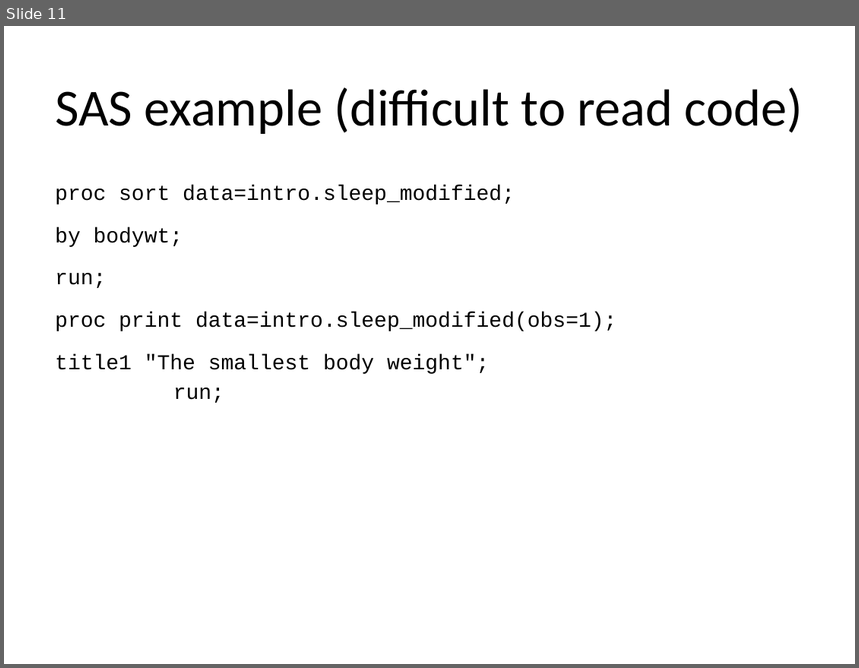
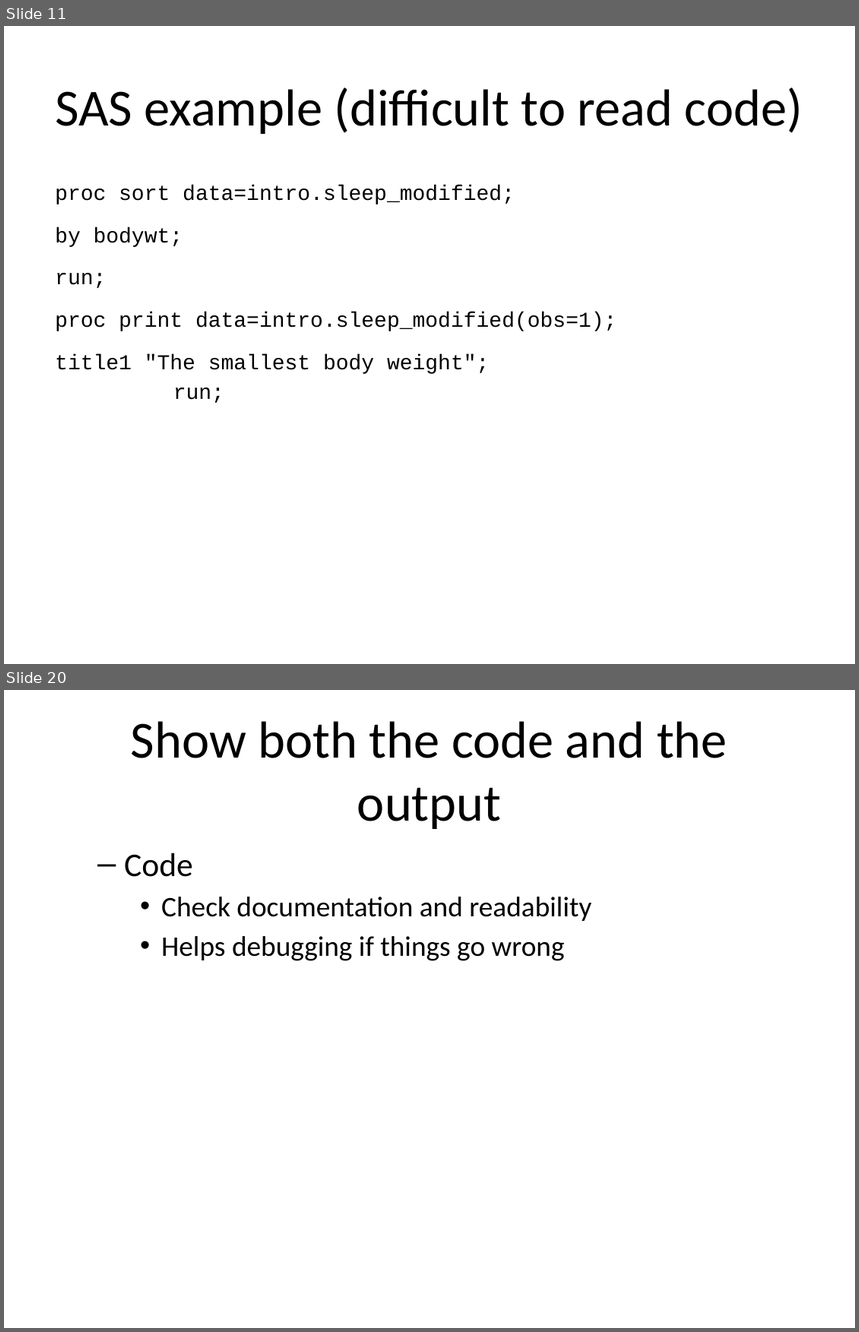
Before and after one commit to pmean/classes, a slide deck: software-engineering/results/programming-expectations.pptx. Shown one above the other, each under a label of ours: slide 11 before the commit, slides 11 and 20 after it; the slides between them are not shown. The pictures are 859x668 and 859x1332 pixels, drawn with LibreOffice and Linux fonts; fonts in the diff are those of the drawing. Boxes give left, top, right and bottom in pixels: in the first picture for what was removed or moved away, otherwise in the second. Text is boxed around its words. In the diff, an @@ line names an element or a change of style, - is before the commit and + after.

```diff
--- a/software-engineering/results/programming-expectations.pptx
+++ b/software-engineering/results/programming-expectations.pptx
@@ slide 20 added at [4, 690, 855, 1328], background #FFFFFF @@
@@ title added at [131, 721, 728, 829], 44 pt, text #000000 @@
+Show both the code and the output
@@ text added at [124, 853, 591, 961], 24 pt, text #000000 @@
+  – Code
+    • Check documentation and readability
+    • Helps debugging if things go wrong
```
Also in this commit, not shown: 5 slides changed, 5 other slides added, 1 slide removed, 2 other files.
